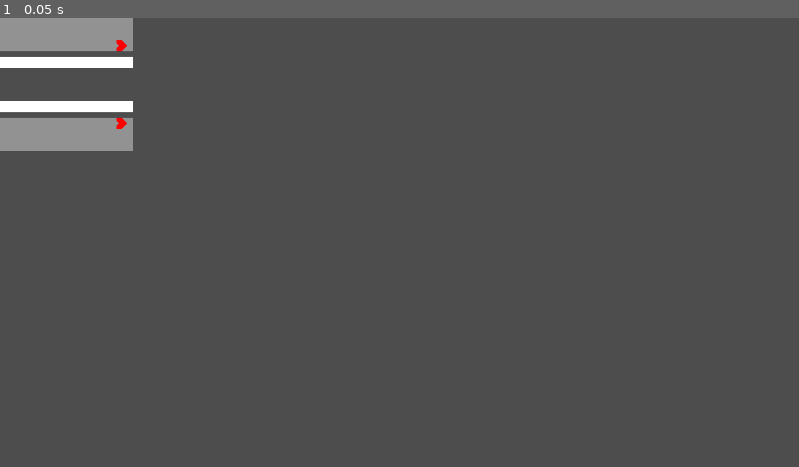
Above: before the commit, frame 1.
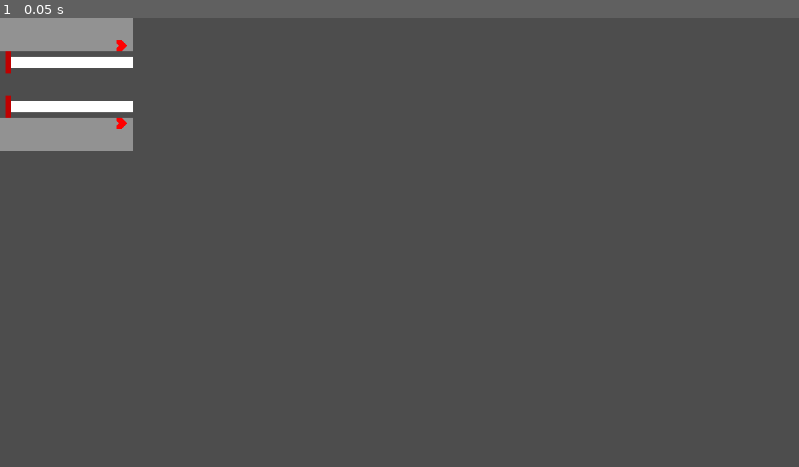
Above: after the commit, the same moment.

Repository: TurbogamesDev/signal-flow
Game: Godot game, scene res://Assets/Scenes/Track_Segments/Station_Track_Segments/Terminating_Station_Track_Segments/east_entry_terminating_station_train_track_segment.tscn
The game is run twice, just before and just after one commit, with the same random seed, the same clock (stepped at 60 frames per second) and the same inputs. This scene is started directly instead of the project's main scene.
Inputs:
- Up to frame 1 (0.05 s): no input

The runs differ from the first frame. In frame 1, 0.1% of the frame differs, in the area x 0-2%, y 7-23%.

Commit message:
Added buffers to terminating tiles

Diff:
--- a/Assets/Scenes/Track_Segments/Regular_Track_Segments/Reversing_Track_Segments/east_entry_reversing_train_track_segment.tscn
+++ b/Assets/Scenes/Track_Segments/Regular_Track_Segments/Reversing_Track_Segments/east_entry_reversing_train_track_segment.tscn
@@ -3,6 +3,7 @@
 [ext_resource type="PackedScene" uid="uid://bhmfp1h05agj4" path="res://Assets/Scenes/Track_Segments/base_train_track_segment.tscn" id="1_5ykhd"]
 [ext_resource type="PackedScene" uid="uid://4iylqgc4sm16" path="res://Assets/Scenes/train_track_piece.tscn" id="2_7224s"]
 [ext_resource type="PackedScene" uid="uid://bd54lagrdbynd" path="res://Assets/Scenes/signal.tscn" id="3_jmgui"]
+[ext_resource type="PackedScene" uid="uid://poeibhv4np6b" path="res://Assets/Scenes/buffer.tscn" id="4_ytx31"]
 
 [node name="EastEntry_Reversing_TrainTrackSegment" unique_id=433729378 node_paths=PackedStringArray("exitDirectionToNextTrainTrackSegmentMap", "entryDirectionToTrainTrackPieceMap", "trainTrackPieces") instance=ExtResource("1_5ykhd")]
 directionMap = Dictionary[int, int]({
@@ -21,12 +22,12 @@
 
 [node name="TrainTrackPiece_1" parent="TrainTrackPieces" index="0" unique_id=753067915 node_paths=PackedStringArray("trainSignal") instance=ExtResource("2_7224s")]
 position = Vector2(0, 64)
-points = PackedVector2Array(192, 0, 0, 0, 192, 0)
+points = PackedVector2Array(192, 0, 16, 0, 192, 0)
 trainSignal = NodePath("../../Signals/Signal_1")
 
 [node name="TrainTrackPiece_2" parent="TrainTrackPieces" index="1" unique_id=1205965602 node_paths=PackedStringArray("trainSignal") instance=ExtResource("2_7224s")]
 position = Vector2(0, 128)
-points = PackedVector2Array(192, 0, 0, 0, 192, 0)
+points = PackedVector2Array(192, 0, 16, 0, 192, 0)
 trainSignal = NodePath("../../Signals/Signal_2")
 
 [node name="Signal_1" parent="Signals" index="0" unique_id=1196814178 instance=ExtResource("3_jmgui")]
@@ -36,3 +37,13 @@
 [node name="Signal_2" parent="Signals" index="1" unique_id=1309332232 instance=ExtResource("3_jmgui")]
 position = Vector2(176, 152)
 direction = 6
+
+[node name="Buffers" type="Node2D" parent="." index="2" unique_id=1568178679]
+
+[node name="Buffer_1" parent="Buffers" index="0" unique_id=1754136004 instance=ExtResource("4_ytx31")]
+position = Vector2(8, 64)
+rotation = 1.5707964
+
+[node name="Buffer_2" parent="Buffers" index="1" unique_id=1557438733 instance=ExtResource("4_ytx31")]
+position = Vector2(8, 128)
+rotation = 1.5707964
--- a/Assets/Scenes/Track_Segments/Regular_Track_Segments/Reversing_Track_Segments/north_entry_reversing_train_track_segment.tscn
+++ b/Assets/Scenes/Track_Segments/Regular_Track_Segments/Reversing_Track_Segments/north_entry_reversing_train_track_segment.tscn
@@ -3,6 +3,7 @@
 [ext_resource type="PackedScene" uid="uid://bhmfp1h05agj4" path="res://Assets/Scenes/Track_Segments/base_train_track_segment.tscn" id="1_t4n41"]
 [ext_resource type="PackedScene" uid="uid://4iylqgc4sm16" path="res://Assets/Scenes/train_track_piece.tscn" id="2_36i2k"]
 [ext_resource type="PackedScene" uid="uid://bd54lagrdbynd" path="res://Assets/Scenes/signal.tscn" id="3_x4xm8"]
+[ext_resource type="PackedScene" uid="uid://poeibhv4np6b" path="res://Assets/Scenes/buffer.tscn" id="4_hc6h4"]
 
 [node name="NorthEntry_Reversing_TrainTrackSegment" unique_id=433729378 node_paths=PackedStringArray("exitDirectionToNextTrainTrackSegmentMap", "entryDirectionToTrainTrackPieceMap", "trainTrackPieces") instance=ExtResource("1_t4n41")]
 directionMap = Dictionary[int, int]({
@@ -22,13 +23,13 @@
 [node name="TrainTrackPiece_1" parent="TrainTrackPieces" index="0" unique_id=753067915 node_paths=PackedStringArray("trainSignal") instance=ExtResource("2_36i2k")]
 position = Vector2(64, 192)
 rotation = -1.5707964
-points = PackedVector2Array(192, 0, 0, 0, 192, 0)
+points = PackedVector2Array(192, 0, 16, 0, 192, 0)
 trainSignal = NodePath("../../Signals/Signal_1")
 
 [node name="TrainTrackPiece_2" parent="TrainTrackPieces" index="1" unique_id=1205965602 node_paths=PackedStringArray("trainSignal") instance=ExtResource("2_36i2k")]
 position = Vector2(128, 192)
 rotation = -1.5707964
-points = PackedVector2Array(192, 0, 0, 0, 192, 0)
+points = PackedVector2Array(192, 0, 16, 0, 192, 0)
 trainSignal = NodePath("../../Signals/Signal_2")
 
 [node name="Signal_1" parent="Signals" index="0" unique_id=1196814178 instance=ExtResource("3_x4xm8")]
@@ -39,3 +40,11 @@
 position = Vector2(152, 16)
 rotation = -1.5707964
 direction = 4
+
+[node name="Buffers" type="Node2D" parent="." index="2" unique_id=96006296]
+
+[node name="Buffer_1" parent="Buffers" index="0" unique_id=1754136004 instance=ExtResource("4_hc6h4")]
+position = Vector2(64, 184)
+
+[node name="Buffer_2" parent="Buffers" index="1" unique_id=496608986 instance=ExtResource("4_hc6h4")]
+position = Vector2(128, 184)
--- a/Assets/Scenes/Track_Segments/Regular_Track_Segments/Reversing_Track_Segments/south_entry_reversing_train_track_segment.tscn
+++ b/Assets/Scenes/Track_Segments/Regular_Track_Segments/Reversing_Track_Segments/south_entry_reversing_train_track_segment.tscn
@@ -3,6 +3,7 @@
 [ext_resource type="PackedScene" uid="uid://bhmfp1h05agj4" path="res://Assets/Scenes/Track_Segments/base_train_track_segment.tscn" id="1_dceoq"]
 [ext_resource type="PackedScene" uid="uid://4iylqgc4sm16" path="res://Assets/Scenes/train_track_piece.tscn" id="2_2s004"]
 [ext_resource type="PackedScene" uid="uid://bd54lagrdbynd" path="res://Assets/Scenes/signal.tscn" id="3_kx4cq"]
+[ext_resource type="PackedScene" uid="uid://poeibhv4np6b" path="res://Assets/Scenes/buffer.tscn" id="4_2s004"]
 
 [node name="SouthEntry_Reversing_TrainTrackSegment" unique_id=433729378 node_paths=PackedStringArray("exitDirectionToNextTrainTrackSegmentMap", "entryDirectionToTrainTrackPieceMap", "trainTrackPieces") instance=ExtResource("1_dceoq")]
 directionMap = Dictionary[int, int]({
@@ -22,13 +23,13 @@
 [node name="TrainTrackPiece_1" parent="TrainTrackPieces" index="0" unique_id=753067915 node_paths=PackedStringArray("trainSignal") instance=ExtResource("2_2s004")]
 position = Vector2(64, 0)
 rotation = -4.712389
-points = PackedVector2Array(192, 0, 0, 0, 192, 0)
+points = PackedVector2Array(192, 0, 15.999999, 0, 192, 0)
 trainSignal = NodePath("../../Signals/Signal_1")
 
 [node name="TrainTrackPiece_2" parent="TrainTrackPieces" index="1" unique_id=1205965602 node_paths=PackedStringArray("trainSignal") instance=ExtResource("2_2s004")]
 position = Vector2(128, 0)
 rotation = -4.712389
-points = PackedVector2Array(192, 0, 0, 0, 192, 0)
+points = PackedVector2Array(192, 0, 16, 0, 192, 0)
 trainSignal = NodePath("../../Signals/Signal_2")
 
 [node name="Signal_1" parent="Signals" index="0" unique_id=1196814178 instance=ExtResource("3_kx4cq")]
@@ -40,3 +41,13 @@
 position = Vector2(152, 176)
 rotation = -4.712389
 direction = 1
+
+[node name="Buffers" type="Node2D" parent="." index="2" unique_id=457246275]
+
+[node name="Buffer_1" parent="Buffers" index="0" unique_id=1754136004 instance=ExtResource("4_2s004")]
+position = Vector2(64, 8)
+rotation = 3.1415927
+
+[node name="Buffer_2" parent="Buffers" index="1" unique_id=775166113 instance=ExtResource("4_2s004")]
+position = Vector2(128, 8)
+rotation = 3.1415927
--- a/Assets/Scenes/Track_Segments/Regular_Track_Segments/Reversing_Track_Segments/west_entry_reversing_train_track_segment.tscn
+++ b/Assets/Scenes/Track_Segments/Regular_Track_Segments/Reversing_Track_Segments/west_entry_reversing_train_track_segment.tscn
@@ -3,6 +3,7 @@
 [ext_resource type="PackedScene" uid="uid://bhmfp1h05agj4" path="res://Assets/Scenes/Track_Segments/base_train_track_segment.tscn" id="1_1u84c"]
 [ext_resource type="PackedScene" uid="uid://4iylqgc4sm16" path="res://Assets/Scenes/train_track_piece.tscn" id="2_mrtgv"]
 [ext_resource type="PackedScene" uid="uid://bd54lagrdbynd" path="res://Assets/Scenes/signal.tscn" id="3_x8qpi"]
+[ext_resource type="PackedScene" uid="uid://poeibhv4np6b" path="res://Assets/Scenes/buffer.tscn" id="4_1ol3k"]
 
 [node name="WestEntry_Reversing_TrainTrackSegment" unique_id=433729378 node_paths=PackedStringArray("exitDirectionToNextTrainTrackSegmentMap", "entryDirectionToTrainTrackPieceMap", "trainTrackPieces") instance=ExtResource("1_1u84c")]
 directionMap = Dictionary[int, int]({
@@ -22,13 +23,13 @@
 [node name="TrainTrackPiece_1" parent="TrainTrackPieces" index="0" unique_id=753067915 node_paths=PackedStringArray("trainSignal") instance=ExtResource("2_mrtgv")]
 position = Vector2(192, 64)
 rotation = -3.1415927
-points = PackedVector2Array(192, 0, 0, 0, 192, 0)
+points = PackedVector2Array(192, 0, 16, 0, 192, 0)
 trainSignal = NodePath("../../Signals/Signal_1")
 
 [node name="TrainTrackPiece_2" parent="TrainTrackPieces" index="1" unique_id=1205965602 node_paths=PackedStringArray("trainSignal") instance=ExtResource("2_mrtgv")]
 position = Vector2(192, 128)
 rotation = -3.1415927
-points = PackedVector2Array(192, 0, 0, 0, 192, 0)
+points = PackedVector2Array(192, 0, 16, 0, 192, 0)
 trainSignal = NodePath("../../Signals/Signal_2")
 
 [node name="Signal_1" parent="Signals" index="0" unique_id=1196814178 instance=ExtResource("3_x8qpi")]
@@ -40,3 +41,13 @@
 position = Vector2(16, 152)
 rotation = -3.1415927
 direction = 3
+
+[node name="Buffers" type="Node2D" parent="." index="2" unique_id=640237551]
+
+[node name="Buffer_1" parent="Buffers" index="0" unique_id=1754136004 instance=ExtResource("4_1ol3k")]
+position = Vector2(176, 64)
+rotation = 1.5707964
+
+[node name="Buffer_2" parent="Buffers" index="1" unique_id=1253522014 instance=ExtResource("4_1ol3k")]
+position = Vector2(176, 128)
+rotation = 1.5707964
--- /dev/null
+++ b/Assets/Scenes/buffer.tscn
@@ -0,0 +1,7 @@
+[gd_scene format=3 uid="uid://poeibhv4np6b"]
+
+[node name="Buffer" type="Node2D" unique_id=1754136004]
+
+[node name="Polygon2D" type="Polygon2D" parent="." unique_id=332613057]
+color = Color(0.75066704, 2.3102762e-06, 8.663535e-07, 1)
+polygon = PackedVector2Array(-16, -8, -16, 0, 16, 0, 16, -8)
